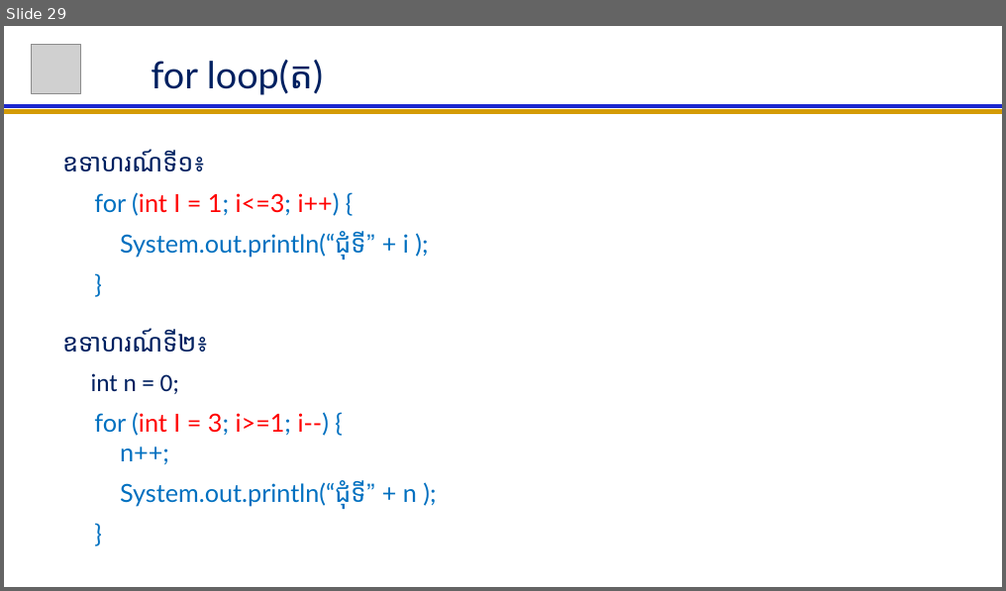
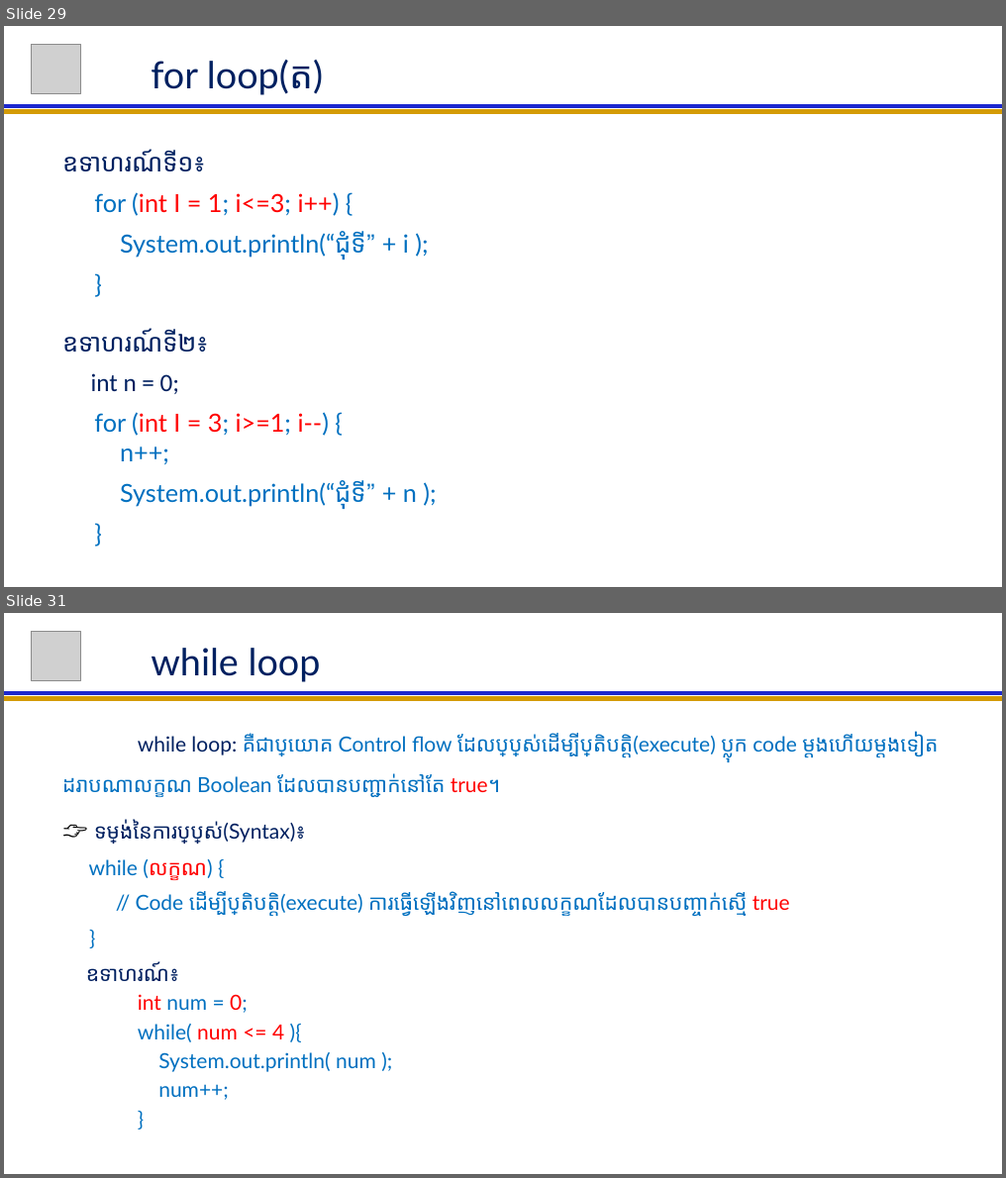
Before and after one commit to NGOUNCHHENGHY/ACLEDA-Java-For-Beginer, a slide deck: Java For Beginer Lession.pptx. Shown one above the other, each under a label of ours: slide 29 before the commit, slides 29 and 31 after it; the slides between them are not shown. The pictures are 1006x591 and 1006x1178 pixels, drawn with LibreOffice and Linux fonts; fonts in the diff are those of the drawing; grey boxes stand for pictures. Boxes give left, top, right and bottom in pixels: in the first picture for what was removed or moved away, otherwise in the second. Text is boxed around its words. In the diff, an @@ line names an element or a change of style, - is before the commit and + after.

```diff
--- a/Java For Beginer Lession.pptx
+++ b/Java For Beginer Lession.pptx
@@ slide 31 added at <box>4,613,1002,1174</box>, background #FFFFFF @@
@@ picture added at <box>31,631,80,680</box> @@
@@ title added at <box>151,648,321,682</box>, 36 pt, text #002060 @@
+while loop
@@ line added from (4, 699) to (1002, 699), #D49B06 4.5 pt @@
@@ line added from (4, 693) to (1002, 693), #1C27CF 4.5 pt @@
@@ subtitle added at <box>62,732,938,1100</box>, 20 pt, text #0070C0 @@
+while loop: គឺជាប្រយោគ Control flow ដែលប្រើប្រាស់ដើម្បីប្រតិបត្តិ(execute) ប្លុក code ម្តងហើយម្តងទៀតដរាបណាលក្ខណ Boolean ដែលបានបញ្ជាក់នៅតែ true។
+👉 ទម្រង់នៃការប្រើប្រាស់(Syntax)៖
+while (លក្ខណ) {
+// Code ដើម្បីប្រតិបត្តិ(execute) ការធ្វើឡើងវិញនៅពេលលក្ខណដែលបានបញ្ចាក់ស្មើ true
+}
+ឧទាហរណ៍៖
+int num = 0;
+while( num <= 4 ){
+System.out.println( num );
+num++;
+}
```
Also in this commit, not shown: 1 slide changed, 2 other slides added.
